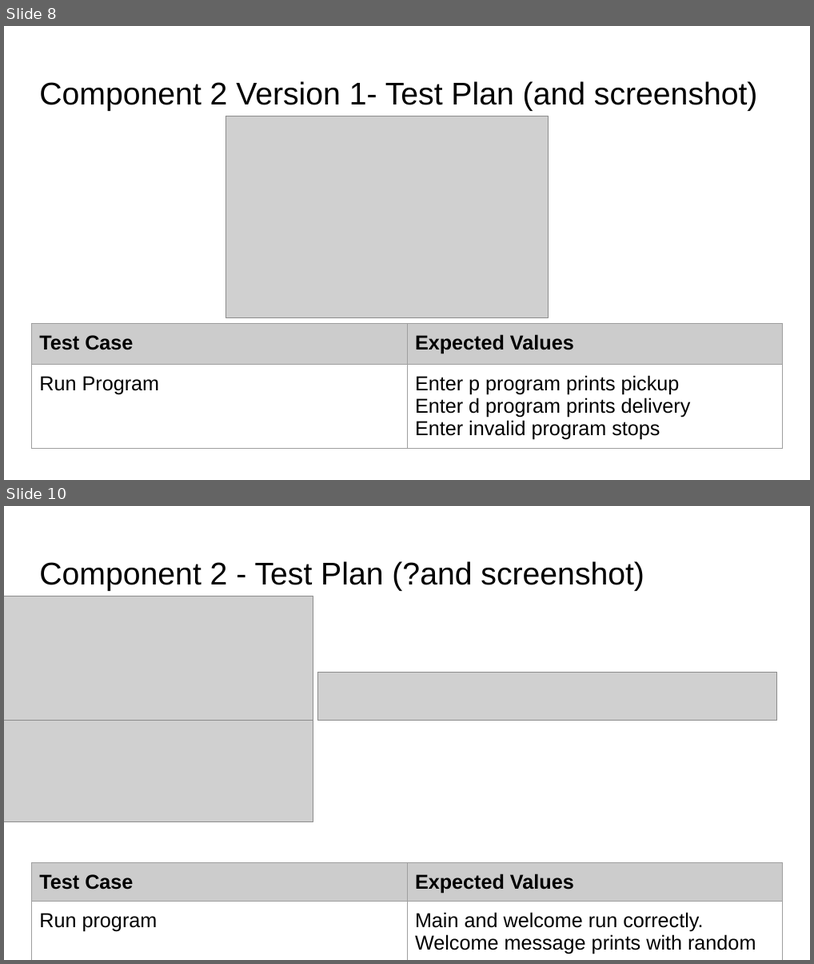
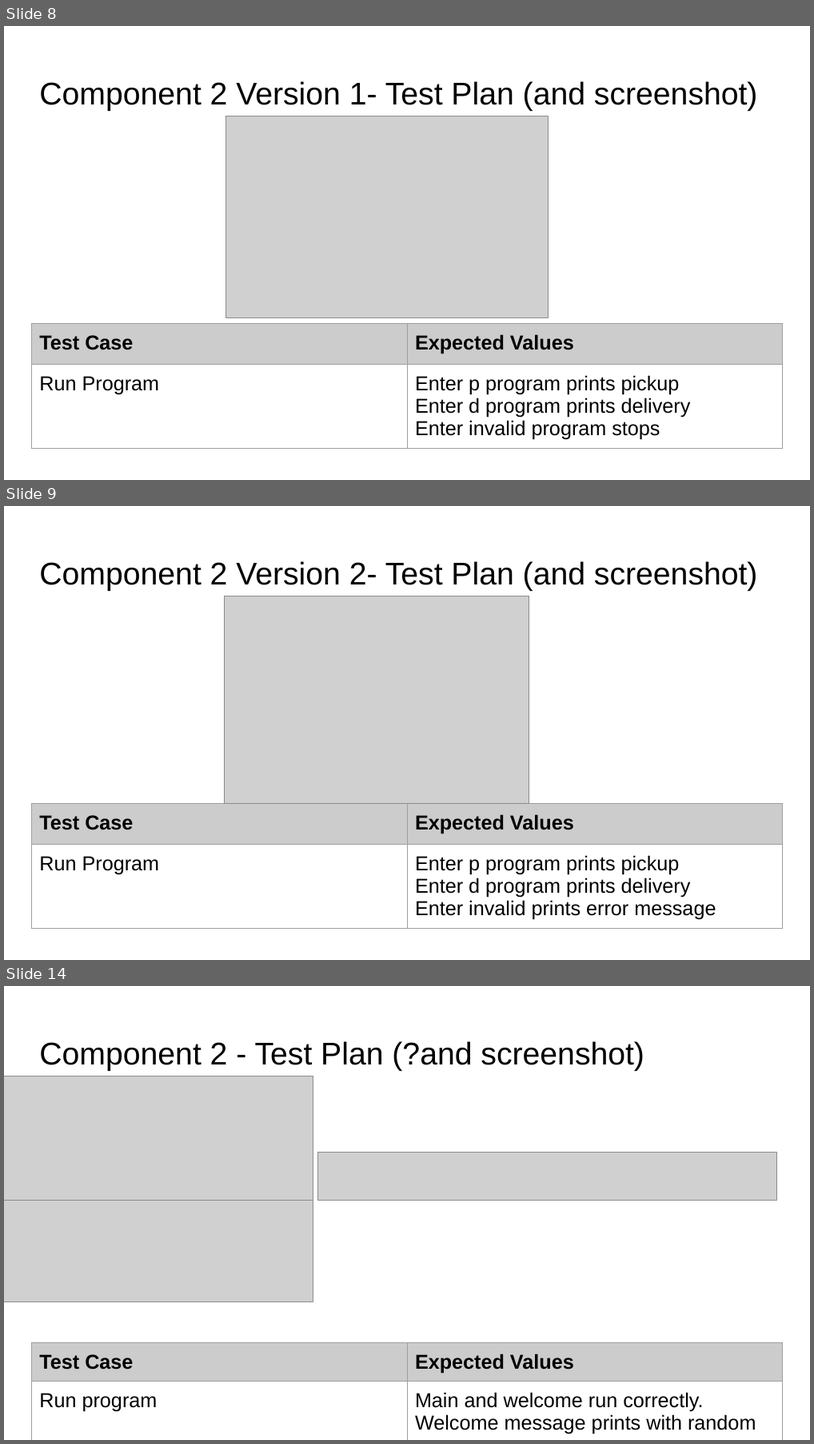
Before and after one commit to levinelson69/pizza_bot, a slide deck: 022_91893+_+91897+Documentation.pptx. Shown one above the other, each under a label of ours: slides 8 and 10 before the commit, slides 8, 9 and 14 after it; the slides between them are not shown. The pictures are 814x964 and 814x1444 pixels, drawn with LibreOffice and Linux fonts; fonts in the diff are those of the drawing; grey boxes stand for pictures. Boxes give left, top, right and bottom in pixels: in the first picture for what was removed or moved away, otherwise in the second. Text is boxed around its words. In the diff, an @@ line names an element or a change of style, - is before the commit and + after.

Commit message:
Created pickup or delivery menu
Created print versions of menu refining it in version 4

```diff
--- a/022_91893+_+91897+Documentation.pptx
+++ b/022_91893+_+91897+Documentation.pptx
@@ slide 9 added at (4, 506, 810, 960), background #FFFFFF @@
@@ title added at (39, 561, 758, 591), 28 pt, text #000000 @@
+Component 2 Version 2- Test Plan (and screenshot)
@@ picture added at (225, 596, 529, 803) @@
@@ table added at (31, 804, 783, 932), 2 rows, 2 columns @@
+Test Case | Expected Values
+Run Program | Enter p program prints pickup / Enter d program prints delivery / Enter invalid prints error message
@@ what was slide 10 is now slide 14 @@
```
Also in this commit, not shown: 2 slides changed, 3 other slides added, 2 other files.
